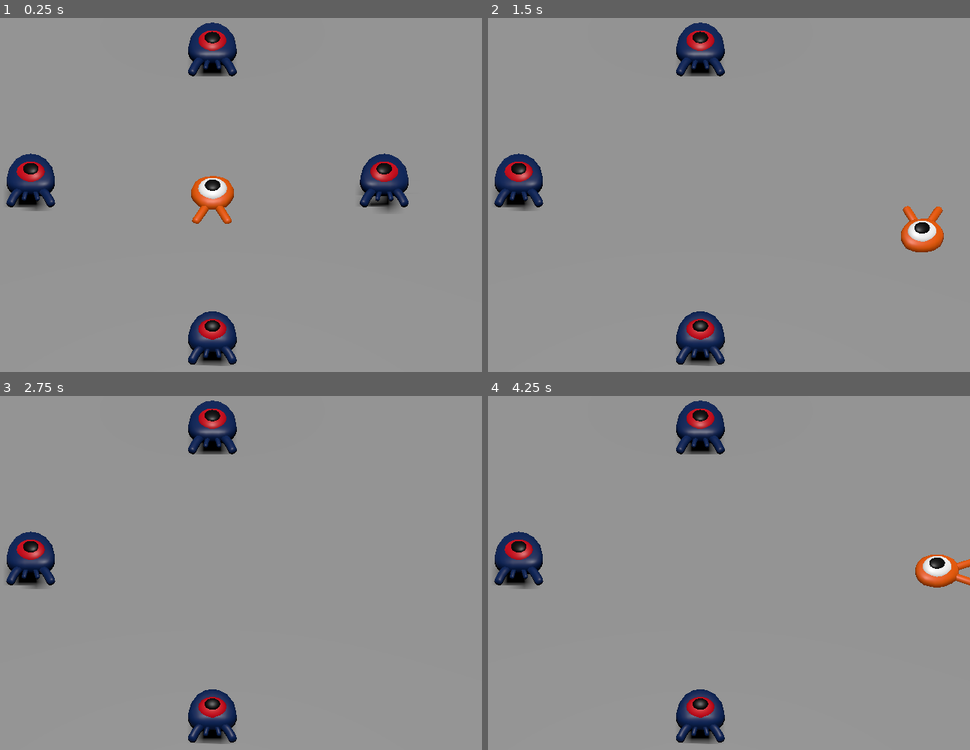
Above: before the commit, frames 1-4 (two rows, left to right).
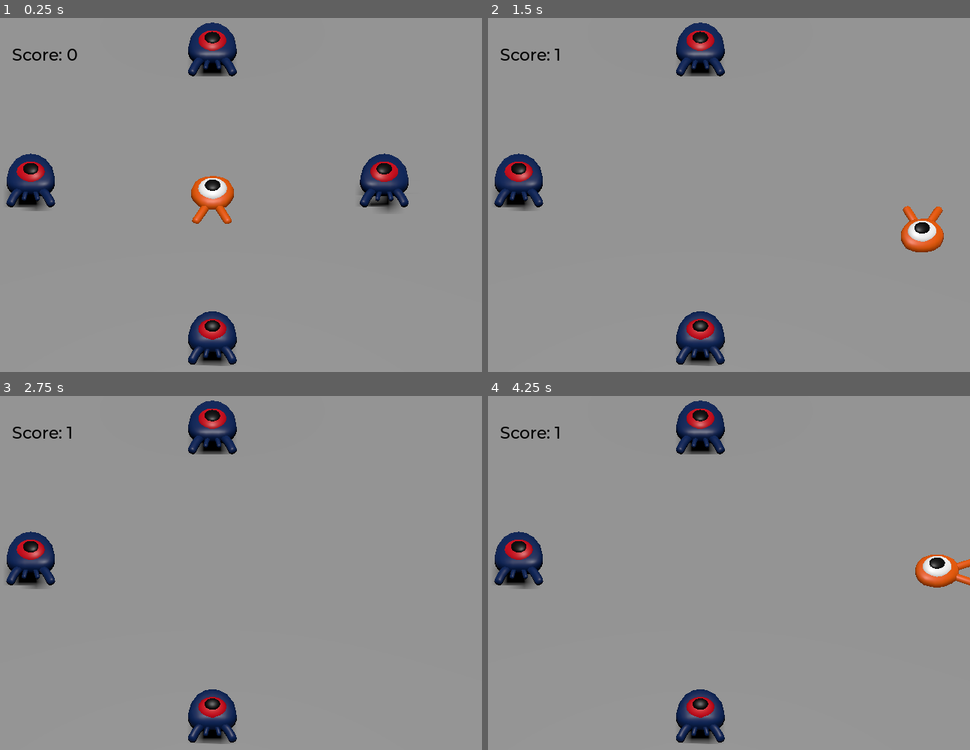
Above: after the commit, the same moments.

Repository: ph504/Godot-Tutorial
Game: Godot game, scene res://main.tscn
Same seed, same stepped clock (60 frames per second), same inputs: the game is played once before the commit and once after it. This scene is started directly instead of the project's main scene.
Inputs:
- Up to frame 1 (0.25 s): no input
- Up to frame 2 (1.5 s): tap Enter at 0.5 s; hold Right (move_right) 0.53-1.28 s; hold Down (move_back) from 1.28 s (still down)
- Up to frame 3 (2.75 s): release Down (move_back) at 2.03 s; hold Right (move_right) from 2.03 s (still down)
- Up to frame 4 (4.25 s): tap Space at 2.75 s; release Right (move_right) at 2.78 s; hold Up (move_forward) 2.78-3.53 s; tap Enter at 3.5 s; hold Left (move_left) from 3.53 s (still down)

The runs differ from the first frame. In frame 1, 0.2% of the frame differs, in the area x 2-17%, y 8-13%; in frame 2, 0.1%; in frame 3, 0.1%; in frame 4, 0.1%.

Commit message:
Add score.

Diff:
--- /dev/null
+++ b/control_score.gd
@@ -0,0 +1,9 @@
+extends Label
+
+var score = 0
+@export var winScreen : AcceptDialog
+
+
+func _on_mob_caught():
+	score += 1
+	text = "Score: %s" % score
--- a/main.tscn
+++ b/main.tscn
@@ -1,13 +1,19 @@
-[gd_scene load_steps=5 format=3 uid="uid://dou4xl8yd7ter"]
+[gd_scene load_steps=8 format=3 uid="uid://dou4xl8yd7ter"]
 
 [ext_resource type="PackedScene" uid="uid://43yie7ihcdgm" path="res://player.tscn" id="1_qlfj5"]
 [ext_resource type="PackedScene" uid="uid://b15ae37j5g4y7" path="res://mob.tscn" id="2_0ek3m"]
+[ext_resource type="FontFile" uid="uid://cjhwfcpw8uafd" path="res://fonts/Montserrat-Medium.ttf" id="3_t2vb0"]
+[ext_resource type="Script" path="res://control_score.gd" id="4_26ibx"]
 
 [sub_resource type="BoxShape3D" id="BoxShape3D_mse30"]
 size = Vector3(60, 2, 60)
 
 [sub_resource type="BoxMesh" id="BoxMesh_eyg1s"]
 size = Vector3(60, 2, 60)
+
+[sub_resource type="Theme" id="Theme_32tej"]
+default_font = ExtResource("3_t2vb0")
+default_font_size = 22
 
 [node name="Main" type="Node"]
 
@@ -48,3 +54,30 @@
 
 [node name="Mob4" parent="." instance=ExtResource("2_0ek3m")]
 transform = Transform3D(1, 0, 0, 0, 1, 0, 0, 0, 1, -8.52511, 1, 0)
+
+[node name="UserInterface" type="Control" parent="."]
+layout_mode = 3
+anchors_preset = 0
+offset_right = 40.0
+offset_bottom = 40.0
+
+[node name="ScoreLabel" type="Label" parent="UserInterface"]
+layout_mode = 0
+offset_left = 93.0
+offset_top = 69.0
+offset_right = 154.0
+offset_bottom = 92.0
+theme = SubResource("Theme_32tej")
+theme_override_colors/font_color = Color(0, 0, 0, 1)
+text = "Score: 0"
+script = ExtResource("4_26ibx")
+
+[node name="WinScreen" type="AcceptDialog" parent="UserInterface"]
+initial_position = 1
+ok_button_text = "Restart"
+dialog_text = "You Win!!!"
+
+[connection signal="caught" from="Mob" to="UserInterface/ScoreLabel" method="_on_mob_caught"]
+[connection signal="caught" from="Mob2" to="UserInterface/ScoreLabel" method="_on_mob_caught"]
+[connection signal="caught" from="Mob3" to="UserInterface/ScoreLabel" method="_on_mob_caught"]
+[connection signal="caught" from="Mob4" to="UserInterface/ScoreLabel" method="_on_mob_caught"]
